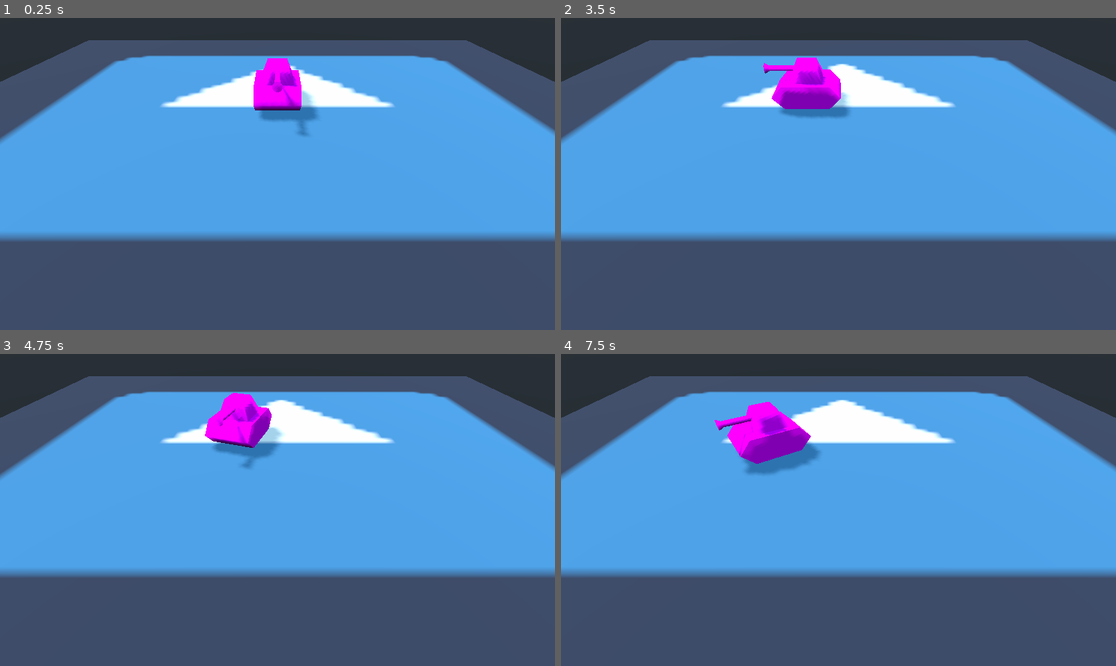
Above: before the commit, frames 1-4 (two rows, left to right).
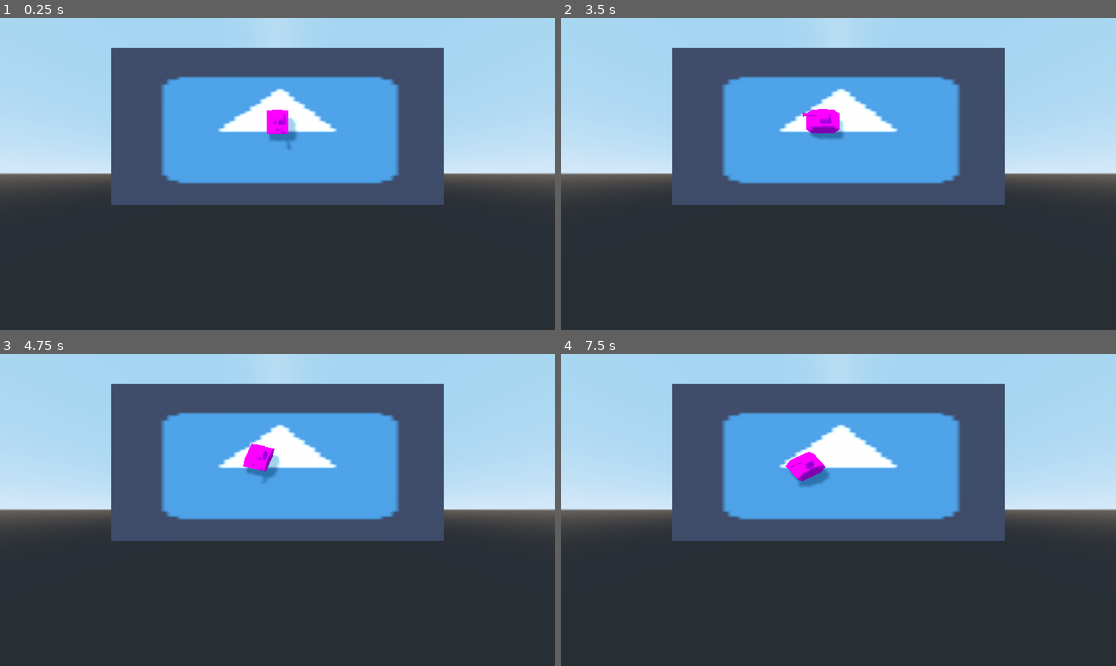
Above: after the commit, the same moments.

Repository: Hasnep/combatanks
Game: Godot game, scene res://World.tscn
Two runs of this game, one before a commit and one after it. Both use one fixed random seed, a clock stepped at 60 frames per second and the inputs below. The engine's default icon, where the game draws it, is replaced by a stand-in: a white triangle on a blue panel in a dark square.
Inputs:
- Up to frame 1 (0.25 s): no input
- Up to frame 2 (3.5 s): tap Enter at 0.5 s; hold Right (turn_right) 0.53-1.28 s; hold Down (move_backward) 1.28-2.03 s; hold Right (turn_right) 2.03-2.78 s; hold Up (move_forward) from 2.78 s (still down)
- Up to frame 3 (4.75 s): release Up (move_forward) at 3.53 s; hold Left (turn_left) from 3.53 s (still down)
- Up to frame 4 (7.5 s): release Left (turn_left) at 5.03 s; hold Down (move_backward) 5.03-5.78 s; hold Right (turn_right) 5.78-6.53 s; hold Up (move_forward) 6.53-7.28 s; hold Right (turn_right) from 7.28 s (still down)

The runs differ from the first frame. In frame 1, 89% of the frame differs, in the area x 0-100%, y 0-100%; in frame 2, 89%; in frame 3, 89%; in frame 4, 90%.

Commit message:
Make camera orthogonal

Diff:
--- a/World.tscn
+++ b/World.tscn
@@ -8,7 +8,12 @@
 [node name="Tank" parent="." instance=ExtResource( 1 )]
 
 [node name="Camera" type="Camera" parent="."]
-transform = Transform( 1, 0, 0, 0, 0.707107, 0.707107, 0, -0.707107, 0.707107, 0, 5, 10 )
+transform = Transform( 1, 0, 0, 0, 0.707107, 0.707107, 0, -0.707107, 0.707107, 0, 20.2972, 26.3601 )
+keep_aspect = 0
+projection = 1
+current = true
+size = 50.0
+far = 50.0
 
 [node name="DirectionalLight" type="DirectionalLight" parent="."]
 transform = Transform( -0.707107, 0.5, -0.5, 0, 0.707107, 0.707107, 0.707107, 0.5, -0.5, -10, 5, -5 )
